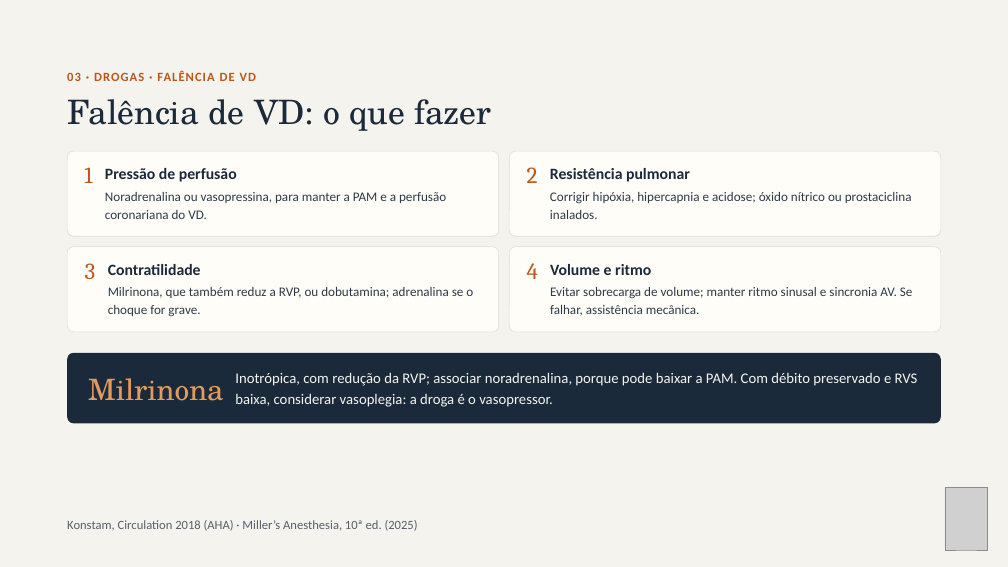
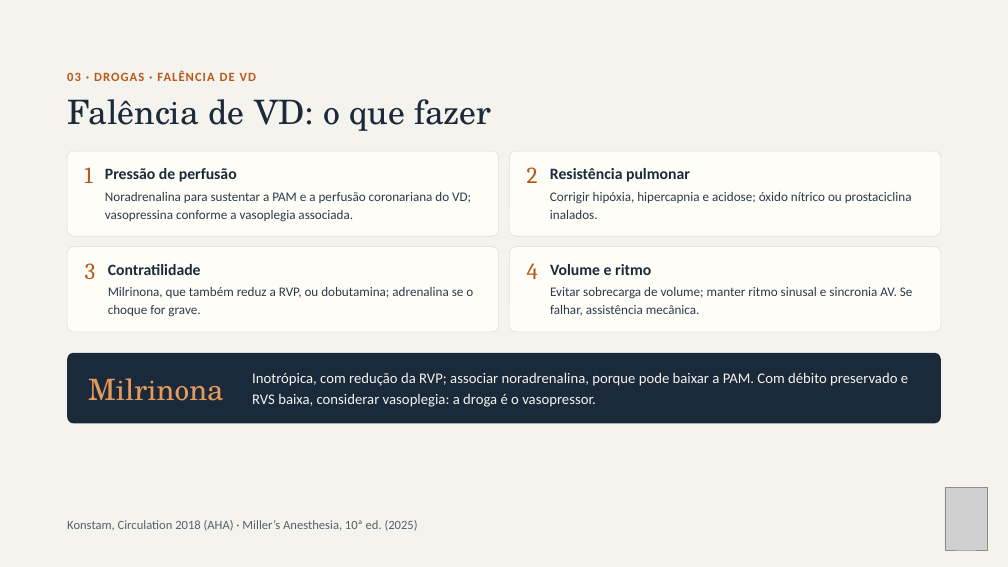
Before and after one commit to brunomoraesdubois-bit/Bruno, a slide deck: slide 13 of apresentacao/Aminas_Vasoativas.pptx. Drawn at 1008x567 pixels with LibreOffice and Linux fonts; fonts in the diff are those of the drawing; grey boxes stand for pictures. Boxes give left, top, right and bottom in pixels: in the first picture for what was removed or moved away, otherwise in the second. Text is boxed around its words. In the diff, an @@ line names an element or a change of style, - is before the commit and + after.

```diff
--- a/apresentacao/Aminas_Vasoativas.pptx
+++ b/apresentacao/Aminas_Vasoativas.pptx
@@ text at box(105, 192, 471, 222): text changed @@
-Noradrenalina ou vasopressina, para manter a PAM e a perfusão coronariana do VD.
+Noradrenalina para sustentar a PAM e a perfusão coronariana do VD; vasopressina conforme a vasoplegia associada.
@@ text "Inotrópica, com redução da RVP; ..." rewrapped from box(235, 372, 918, 407) to box(252, 372, 908, 407) @@
```
Also in this commit, not shown: 7 other slides changed, 24 other files.
